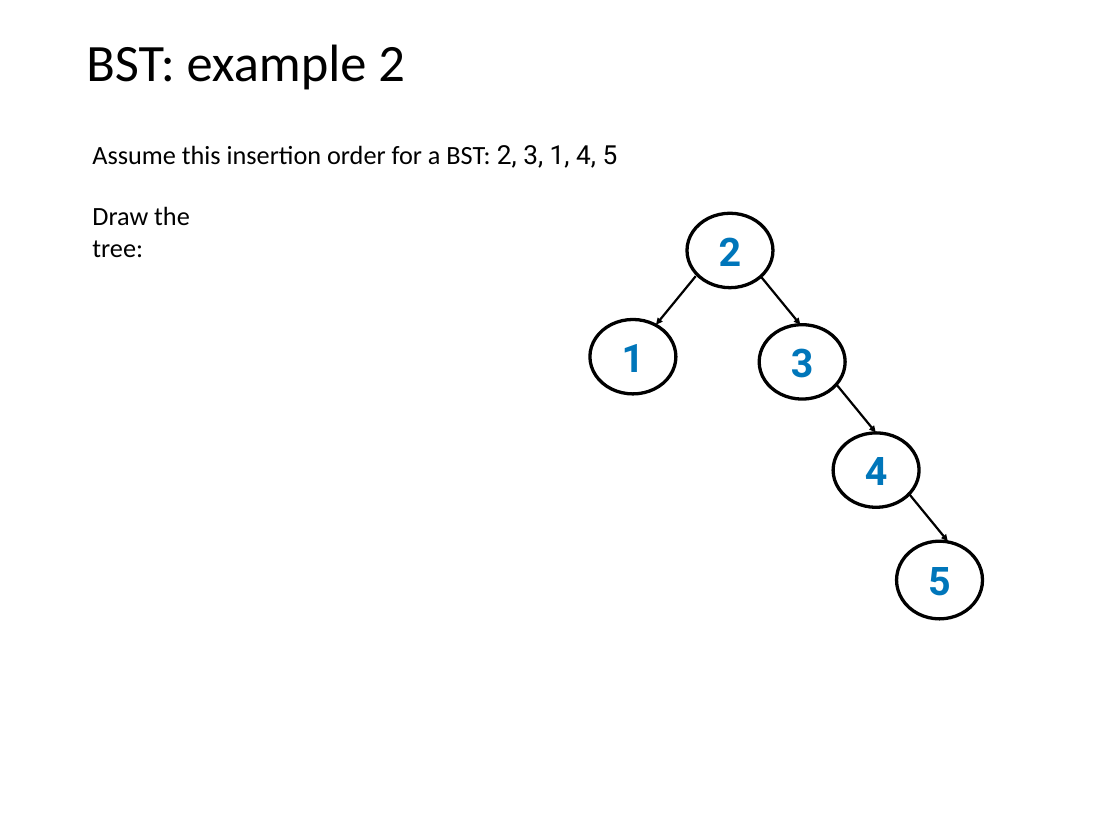
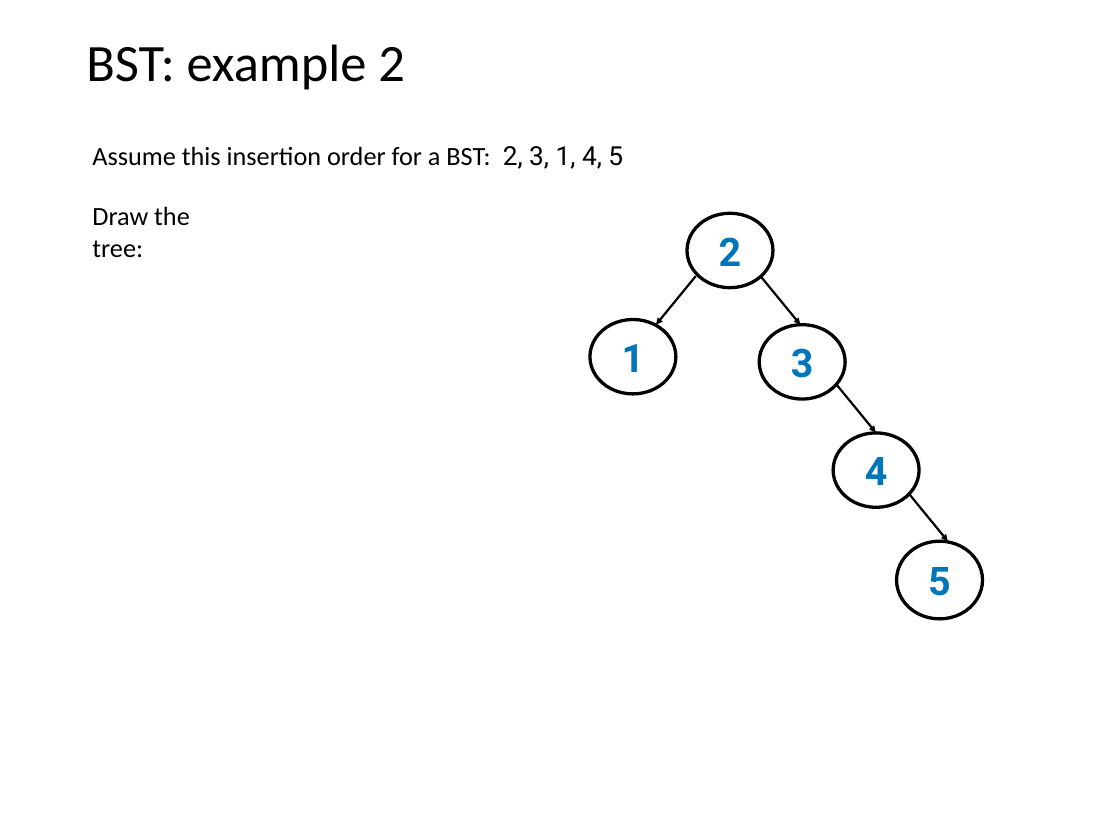
Before and after one commit to Jsus00G/CS-320-Projects-P, a slide deck: slide 14 of lecture-material/08-Trees/08-trees.pptx. Drawn at 1120x840 pixels with LibreOffice and Linux fonts; fonts in the diff are those of the drawing. Boxes give left, top, right and bottom in pixels: in the first picture for what was removed or moved away, otherwise in the second. Text is boxed around its words. In the diff, an @@ line names an element or a change of style, - is before the commit and + after.

```diff
--- a/lecture-material/08-Trees/08-trees.pptx
+++ b/lecture-material/08-Trees/08-trees.pptx
@@ text "Assume this insertion order for ..." rewrapped from bbox=[92, 145, 618, 168] to bbox=[92, 146, 623, 169] @@
```
Also in this commit, not shown: 19 other slides changed, 2 other files.
